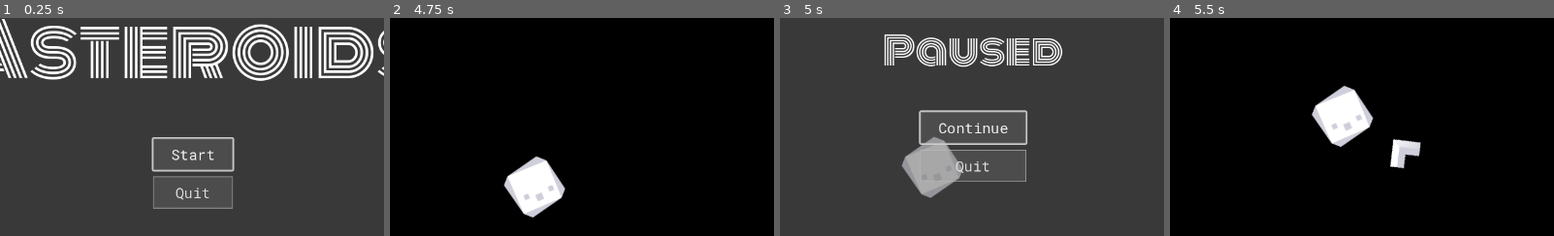
Above: before the commit, frames 1-4 (left to right).
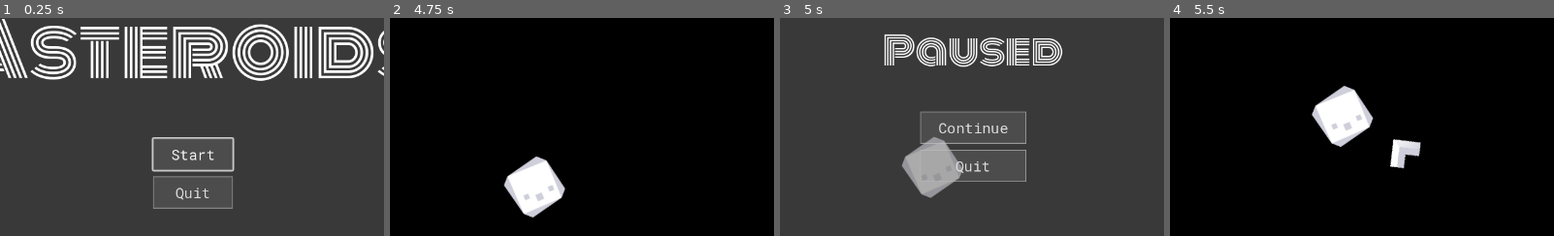
Above: after the commit, the same moments.

Repository: cdhumphreys/asteroids-godot
Game: Godot game, scene res://scenes/game.tscn
Two runs of this game, one before a commit and one after it. Both use one fixed random seed, a clock stepped at 60 frames per second and the inputs below.
Inputs:
- Up to frame 1 (0.25 s): no input
- Up to frame 2 (4.75 s): click "Start" at 0.5 s; tap Enter at 1.25 s; hold A (rotate_anticlockwise) 1.28-2.03 s; hold S (thrust_backward) from 1.28 s (still down); tap D (rotate_clockwise) at 2.1 s; hold Space (shoot) 2.78-3.53 s; tap A (rotate_anticlockwise) at 3.6 s; hold D (rotate_clockwise) from 4.28 s (still down)
- Up to frame 3 (5 s): keep holding S (thrust_backward); keep holding D (rotate_clockwise); tap Escape (pause) at 4.9 s
- Up to frame 4 (5.5 s): release S (thrust_backward) at 5 s; release D (rotate_clockwise) at 5 s; click "Continue" at 5 s
The pictures show only the part of the screen within x 24-74%, y 31-81%; the shares and areas given below are measured in that part.

Frames 1-2 are identical in both runs. In frame 3, 0.5% of the frame differs, in the area x 36-65%, y 42-59%; in frame 4, nothing differs.

Commit message:
Added high score username entry, high score list, end/restart flow

Diff:
--- a/scenes/death_screen.tscn
+++ b/scenes/death_screen.tscn
@@ -1,65 +1,53 @@
 [gd_scene load_steps=3 format=3 uid="uid://cp1ixehuvgyda"]
 
-[ext_resource type="Script" uid="uid://dgdxawri182ee" path="res://scenes/death_screen.gd" id="2_dwo6e"]
+[ext_resource type="Script" uid="uid://dgdxawri182ee" path="res://scripts/death_screen.gd" id="2_dwo6e"]
 [ext_resource type="PackedScene" uid="uid://cnj2nmt8lbe3k" path="res://scenes/popup_handler.tscn" id="3_mqh5l"]
 
 [node name="DeathScreen" type="CanvasLayer"]
 process_mode = 2
 script = ExtResource("2_dwo6e")
 
-[node name="Foreground" type="PanelContainer" parent="."]
-anchors_preset = 8
-anchor_left = 0.5
-anchor_top = 0.5
-anchor_right = 0.5
-anchor_bottom = 0.5
-offset_left = -433.5
-offset_top = -259.0
-offset_right = 433.5
-offset_bottom = 259.0
-grow_horizontal = 2
-grow_vertical = 2
-
-[node name="Panel" type="Panel" parent="Foreground"]
-layout_mode = 2
-
-[node name="MarginContainer" type="MarginContainer" parent="Foreground"]
-layout_mode = 2
+[node name="MarginContainer" type="MarginContainer" parent="."]
+offset_right = 1280.0
+offset_bottom = 720.0
 theme_override_constants/margin_left = 150
 theme_override_constants/margin_top = 100
 theme_override_constants/margin_right = 150
 theme_override_constants/margin_bottom = 100
 
-[node name="VBoxContainer" type="VBoxContainer" parent="Foreground/MarginContainer"]
+[node name="Panel" type="Panel" parent="MarginContainer"]
+layout_mode = 2
+
+[node name="VBoxContainer" type="VBoxContainer" parent="MarginContainer"]
 layout_mode = 2
 theme_override_constants/separation = 50
 alignment = 1
 
-[node name="TitleLabel" type="Label" parent="Foreground/MarginContainer/VBoxContainer"]
+[node name="TitleLabel" type="Label" parent="MarginContainer/VBoxContainer"]
 layout_mode = 2
 size_flags_horizontal = 4
 theme_type_variation = &"HeaderMedium"
 text = "Game Over"
 horizontal_alignment = 1
 
-[node name="ButtonsVBoxContainer" type="VBoxContainer" parent="Foreground/MarginContainer/VBoxContainer"]
+[node name="ButtonsVBoxContainer" type="VBoxContainer" parent="MarginContainer/VBoxContainer"]
 layout_mode = 2
 size_flags_horizontal = 4
 theme_type_variation = &"MenuButtonsContainer"
 alignment = 1
 
-[node name="NewGameButton" type="Button" parent="Foreground/MarginContainer/VBoxContainer/ButtonsVBoxContainer"]
+[node name="NewGameButton" type="Button" parent="MarginContainer/VBoxContainer/ButtonsVBoxContainer"]
 unique_name_in_owner = true
 layout_mode = 2
 text = "Restart"
 
-[node name="QuitButton" type="Button" parent="Foreground/MarginContainer/VBoxContainer/ButtonsVBoxContainer"]
+[node name="QuitButton" type="Button" parent="MarginContainer/VBoxContainer/ButtonsVBoxContainer"]
 layout_mode = 2
 text = "Quit"
 
-[node name="PopupHandler" parent="." node_paths=PackedStringArray("initial_focus") instance=ExtResource("3_mqh5l")]
+[node name="PopupHandler" parent="." node_paths=PackedStringArray("initial_focus_element") instance=ExtResource("3_mqh5l")]
 unique_name_in_owner = true
-initial_focus = NodePath("../Foreground/MarginContainer/VBoxContainer/ButtonsVBoxContainer/NewGameButton")
+initial_focus_element = NodePath("../MarginContainer/VBoxContainer/ButtonsVBoxContainer/NewGameButton")
 
-[connection signal="pressed" from="Foreground/MarginContainer/VBoxContainer/ButtonsVBoxContainer/NewGameButton" to="." method="_on_new_game_button_pressed"]
-[connection signal="pressed" from="Foreground/MarginContainer/VBoxContainer/ButtonsVBoxContainer/QuitButton" to="." method="_on_quit_button_pressed"]
+[connection signal="pressed" from="MarginContainer/VBoxContainer/ButtonsVBoxContainer/NewGameButton" to="." method="_on_new_game_button_pressed"]
+[connection signal="pressed" from="MarginContainer/VBoxContainer/ButtonsVBoxContainer/QuitButton" to="." method="_on_quit_button_pressed"]
--- /dev/null
+++ b/scenes/enter_name_menu.tscn
@@ -0,0 +1,49 @@
+[gd_scene load_steps=5 format=3 uid="uid://c3ltlngvfgv0y"]
+
+[ext_resource type="Script" uid="uid://bcbba7u73h6ap" path="res://scripts/enter_name_menu.gd" id="1_vgkgu"]
+[ext_resource type="PackedScene" uid="uid://cnj2nmt8lbe3k" path="res://scenes/popup_handler.tscn" id="2_ps0vl"]
+
+[sub_resource type="FontVariation" id="FontVariation_vtaks"]
+spacing_glyph = 40
+
+[sub_resource type="StyleBoxEmpty" id="StyleBoxEmpty_vtaks"]
+
+[node name="EnterNameMenu" type="CanvasLayer"]
+process_mode = 3
+script = ExtResource("1_vgkgu")
+
+[node name="PanelContainer" type="PanelContainer" parent="."]
+anchors_preset = 15
+anchor_right = 1.0
+anchor_bottom = 1.0
+grow_horizontal = 2
+grow_vertical = 2
+size_flags_horizontal = 4
+size_flags_vertical = 4
+
+[node name="LineEdit" type="LineEdit" parent="."]
+unique_name_in_owner = true
+anchors_preset = 15
+anchor_right = 1.0
+anchor_bottom = 1.0
+grow_horizontal = 2
+grow_vertical = 2
+size_flags_horizontal = 4
+size_flags_vertical = 4
+theme_override_constants/caret_width = 2
+theme_override_fonts/font = SubResource("FontVariation_vtaks")
+theme_override_font_sizes/font_size = 80
+theme_override_styles/normal = SubResource("StyleBoxEmpty_vtaks")
+placeholder_text = "____"
+alignment = 1
+max_length = 10
+expand_to_text_length = true
+deselect_on_focus_loss_enabled = false
+drag_and_drop_selection_enabled = false
+caret_blink = true
+caret_force_displayed = true
+
+[node name="PopupHandler" parent="." instance=ExtResource("2_ps0vl")]
+unique_name_in_owner = true
+
+[connection signal="text_submitted" from="LineEdit" to="." method="_on_line_edit_text_submitted"]
--- a/scenes/game.tscn
+++ b/scenes/game.tscn
@@ -10,6 +10,7 @@
 [ext_resource type="PackedScene" uid="uid://djxb6v4ajhypy" path="res://scenes/main_menu.tscn" id="7_u5sy4"]
 [ext_resource type="PackedScene" uid="uid://bul7gadgy37p1" path="res://scenes/pause_menu.tscn" id="8_gee14"]
 [ext_resource type="PackedScene" uid="uid://dp1vo74r3a1lr" path="res://scenes/high_scores.tscn" id="9_vtaks"]
+[ext_resource type="PackedScene" uid="uid://c3ltlngvfgv0y" path="res://scenes/enter_name_menu.tscn" id="10_kvpfn"]
 
 [sub_resource type="Curve2D" id="Curve2D_yqjtg"]
 _data = {
@@ -42,6 +43,10 @@
 unique_name_in_owner = true
 visible = false
 
+[node name="EnterNameMenu" parent="." instance=ExtResource("10_kvpfn")]
+unique_name_in_owner = true
+visible = false
+
 [node name="Player" parent="." instance=ExtResource("1_uwrxv")]
 visible = false
 position = Vector2(640, 361)
--- a/scenes/high_scores.gd
+++ /dev/null
@@ -1,21 +0,0 @@
-extends CanvasLayer
-
-class_name HighScores
-@onready var v_box_container: VBoxContainer = %VBoxContainer
-@onready var template_row: HBoxContainer = %TemplateRow
-
-func show_score_list(high_scores: Array[HighScore]):
-	var idx = 0
-	for high_score in high_scores:
-		var new_row: HBoxContainer = template_row.duplicate()
-		var position_label: Label = new_row.get_child(0)
-		var score_label: Label = new_row.get_child(1)
-		var username_label: Label = new_row.get_child(2)
-
-		position_label.text = "%s." % (idx + 1)
-		score_label.text = "%s" % high_score.score
-		username_label.text = high_score.username
-		idx += 1
-
-		v_box_container.add_child(new_row)
-		new_row.show()
--- a/scenes/high_scores.tscn
+++ b/scenes/high_scores.tscn
@@ -1,7 +1,11 @@
-[gd_scene load_steps=3 format=3 uid="uid://dp1vo74r3a1lr"]
+[gd_scene load_steps=5 format=3 uid="uid://dp1vo74r3a1lr"]
 
-[ext_resource type="Script" uid="uid://intnes2u7rh4" path="res://scenes/high_scores.gd" id="1_3582i"]
+[ext_resource type="Script" uid="uid://intnes2u7rh4" path="res://scripts/high_scores.gd" id="1_3582i"]
 [ext_resource type="FontFile" uid="uid://d1nvsr7k5awjy" path="res://assets/fonts/Monoton-Regular.ttf" id="1_jirj5"]
+[ext_resource type="PackedScene" uid="uid://cnj2nmt8lbe3k" path="res://scenes/popup_handler.tscn" id="3_1o3qf"]
+
+[sub_resource type="Shortcut" id="Shortcut_3582i"]
+events = [null]
 
 [node name="HighScores" type="CanvasLayer"]
 process_mode = 3
@@ -42,45 +46,68 @@
 
 [node name="MarginContainer" type="MarginContainer" parent="PanelContainer/MarginContainer/Panel/PanelContainer/ScrollContainer"]
 layout_mode = 2
-size_flags_horizontal = 3
+size_flags_horizontal = 6
 size_flags_vertical = 3
 theme_override_constants/margin_left = 50
 theme_override_constants/margin_top = 50
 theme_override_constants/margin_right = 50
 theme_override_constants/margin_bottom = 50
 
-[node name="VBoxContainer" type="VBoxContainer" parent="PanelContainer/MarginContainer/Panel/PanelContainer/ScrollContainer/MarginContainer"]
+[node name="GridContainer" type="GridContainer" parent="PanelContainer/MarginContainer/Panel/PanelContainer/ScrollContainer/MarginContainer"]
 unique_name_in_owner = true
-custom_minimum_size = Vector2(300, 0)
 layout_mode = 2
-size_flags_horizontal = 6
-size_flags_vertical = 3
-theme_override_constants/separation = 20
+theme_override_constants/h_separation = 80
+theme_override_constants/v_separation = 20
+columns = 3
 
-[node name="TemplateRow" type="HBoxContainer" parent="PanelContainer/MarginContainer/Panel/PanelContainer/ScrollContainer/MarginContainer/VBoxContainer"]
+[node name="CloseButton" type="Button" parent="PanelContainer/MarginContainer"]
+unique_name_in_owner = true
+layout_mode = 2
+size_flags_horizontal = 8
+size_flags_vertical = 0
+shortcut = SubResource("Shortcut_3582i")
+text = "X"
+
+[node name="PopupHandler" parent="." node_paths=PackedStringArray("initial_focus_element") instance=ExtResource("3_1o3qf")]
+unique_name_in_owner = true
+initial_focus_element = NodePath("../PanelContainer/MarginContainer/CloseButton")
+
+[node name="TemplateContainer" type="Node" parent="."]
+
+[node name="TemplatePositionLabel" type="Label" parent="TemplateContainer"]
 unique_name_in_owner = true
 visible = false
-custom_minimum_size = Vector2(500, 0)
-layout_mode = 2
-theme_type_variation = &"ScoreRow"
-
-[node name="PositionLabel" type="Label" parent="PanelContainer/MarginContainer/Panel/PanelContainer/ScrollContainer/MarginContainer/VBoxContainer/TemplateRow"]
-layout_mode = 2
+offset_left = 640.0
+offset_top = 100.0
+offset_right = 698.0
+offset_bottom = 165.0
 size_flags_horizontal = 3
 theme_type_variation = &"ScoreRowLabel"
 text = "1."
 
-[node name="ScoreLabel" type="Label" parent="PanelContainer/MarginContainer/Panel/PanelContainer/ScrollContainer/MarginContainer/VBoxContainer/TemplateRow"]
-layout_mode = 2
+[node name="TemplateScoreLabel" type="Label" parent="TemplateContainer"]
+unique_name_in_owner = true
+visible = false
+offset_left = 640.0
+offset_top = 100.0
+offset_right = 755.0
+offset_bottom = 165.0
 size_flags_horizontal = 3
 theme_type_variation = &"ScoreRowLabel"
 text = "9999"
 horizontal_alignment = 1
 
-[node name="UsernameLabel" type="Label" parent="PanelContainer/MarginContainer/Panel/PanelContainer/ScrollContainer/MarginContainer/VBoxContainer/TemplateRow"]
-layout_mode = 2
+[node name="TemplateUsernameLabel" type="Label" parent="TemplateContainer"]
+unique_name_in_owner = true
+visible = false
+offset_left = 640.0
+offset_top = 100.0
+offset_right = 767.0
+offset_bottom = 176.0
 size_flags_horizontal = 3
 theme_type_variation = &"ScoreRowLabel"
 theme_override_fonts/font = ExtResource("1_jirj5")
 text = "ABC"
 horizontal_alignment = 2
+
+[connection signal="pressed" from="PanelContainer/MarginContainer/CloseButton" to="." method="_on_close_button_pressed"]
--- a/scenes/main_menu.tscn
+++ b/scenes/main_menu.tscn
@@ -72,9 +72,9 @@
 layout_mode = 2
 text = "Quit"
 
-[node name="PopupHandler" parent="." node_paths=PackedStringArray("initial_focus") instance=ExtResource("3_bqqt6")]
+[node name="PopupHandler" parent="." node_paths=PackedStringArray("initial_focus_element") instance=ExtResource("3_bqqt6")]
 unique_name_in_owner = true
-initial_focus = NodePath("../Foreground/MarginContainer/VBoxContainer/ButtonsVBoxContainer/StartButton")
+initial_focus_element = NodePath("../Foreground/MarginContainer/VBoxContainer/ButtonsVBoxContainer/StartButton")
 
 [connection signal="pressed" from="Foreground/MarginContainer/VBoxContainer/ButtonsVBoxContainer/StartButton" to="." method="_on_start_button_pressed"]
 [connection signal="pressed" from="Foreground/MarginContainer/VBoxContainer/ButtonsVBoxContainer/QuitButton" to="." method="_on_quit_button_pressed"]
--- a/scenes/pause_menu.tscn
+++ b/scenes/pause_menu.tscn
@@ -1,6 +1,6 @@
 [gd_scene load_steps=3 format=3 uid="uid://bul7gadgy37p1"]
 
-[ext_resource type="Script" uid="uid://cwm4i1hbs5hiw" path="res://scenes/pause_menu.gd" id="2_kukqi"]
+[ext_resource type="Script" uid="uid://cwm4i1hbs5hiw" path="res://scripts/pause_menu.gd" id="2_kukqi"]
 [ext_resource type="PackedScene" uid="uid://cnj2nmt8lbe3k" path="res://scenes/popup_handler.tscn" id="3_kukqi"]
 
 [node name="PauseMenu" type="CanvasLayer"]
--- a/scenes/death_screen.gd
+++ b/scripts/death_screen.gd
@@ -6,7 +6,7 @@
 
 
 func on_show():
-	popup_handler.focus_first_button()
+	popup_handler.focus_first_element()
 
 
 func _on_quit_button_pressed() -> void:
--- /dev/null
+++ b/scripts/enter_name_menu.gd
@@ -0,0 +1,18 @@
+extends CanvasLayer
+
+class_name EnterNameMenu
+
+signal on_name_submitted(name: String)
+
+@onready var line_edit: LineEdit = %LineEdit
+@onready var popup_handler: PopupHandler = %PopupHandler
+
+func on_show():
+	popup_handler.focus_first_element()
+
+func _on_line_edit_text_submitted(new_text: String) -> void:
+	if len(new_text) == 0:
+		return
+	on_name_submitted.emit(new_text)
+	line_edit.text = ""
+	hide()
--- a/scripts/game.gd
+++ b/scripts/game.gd
@@ -8,6 +8,7 @@
 
 var asteroid_scene: PackedScene = preload("res://scenes/asteroid.tscn")
 var score = 0
+var username = "";
 var asteroid_sizes = Enums.AsteroidSize.keys()
 var active_asteroids = 0
 
@@ -24,6 +25,7 @@
 @onready var pause_menu: PauseMenu = %PauseMenu
 @onready var main_menu: MainMenu = %MainMenu
 @onready var death_screen: DeathScreen = %DeathScreen
+@onready var enter_name_menu: EnterNameMenu = %EnterNameMenu
 
 @onready var asteroids_container: Node = %AsteroidsContainer
 @onready var bullets_container: Node = %BulletsContainer
@@ -36,10 +38,15 @@
 	EventBus.continue_button_pressed.connect(_on_continue_button_pressed)
 	EventBus.new_game_button_pressed.connect(_new_game)
 
+	enter_name_menu.on_name_submitted.connect(_on_user_enters_username)
+
 	active_save_game = Utils.load_game()
 
 	main_menu.on_show()
 
+
+func _on_user_enters_username(new_text: String):
+	username = new_text
 
 func _input(event: InputEvent) -> void:
 	if event.is_action_pressed("pause"):
@@ -59,25 +66,35 @@
 
 func _remove_asteroids():
 	for child in asteroids_container.get_children():
+		asteroids_container.remove_child(child)
 		child.queue_free()
 
 
 func _game_over() -> void:
 	print("game over")
-	get_tree().paused = true
-
-
-
-	#death_screen.show()
-	#death_screen.on_show()
-	_save_game()
-
-	high_scores_screen.show_score_list(active_save_game.high_scores)
-	high_scores_screen.show()
-
 	_remove_bullets()
 	_remove_asteroids()
 
+	get_tree().paused = true
+
+	# If new high score (anywhere in top 10) then show name entry screen
+	if _check_for_new_high_score():
+		enter_name_menu.show()
+		enter_name_menu.on_show()
+		await enter_name_menu.on_name_submitted
+
+	_save_game()
+
+#	Show high scores
+	high_scores_screen.show()
+	high_scores_screen.show_score_list(active_save_game.high_scores)
+	high_scores_screen.on_show()
+
+	await high_scores_screen.on_close
+
+#	Show death screen
+	death_screen.show()
+	death_screen.on_show()
 
 
 func _new_game() -> void:
@@ -98,6 +115,7 @@
 
 	active_asteroids = 0
 	score = 0
+	username = ""
 	score_label.update_score(score)
 
 	player.reset()
@@ -161,7 +179,6 @@
 		return
 
 	# Get username from entry, set up new HighScore
-	var username = "";
 	var new_high_score_entry = HighScore.new()
 	new_high_score_entry.score = score
 	new_high_score_entry.username = username
@@ -171,10 +188,12 @@
 	Utils.save_game(active_save_game)
 
 func _add_new_high_score(new_high_score_entry: HighScore):
-	# Add to array & sort by score, if more than 10 entries then remove last one
+	# Add to array & sort by score
 	active_save_game.high_scores.append(new_high_score_entry)
 	active_save_game.high_scores.sort_custom(func(a: HighScore, b: HighScore):
 		return a.score > b.score)
+
+	# if more than 10 entries then remove last one
 	if len(active_save_game.high_scores) > 10:
 		active_save_game.high_scores.pop_back()
 
--- /dev/null
+++ b/scripts/high_scores.gd
@@ -0,0 +1,43 @@
+extends CanvasLayer
+
+class_name HighScores
+
+signal on_close
+
+@onready var grid_container: GridContainer = %GridContainer
+@onready var template_position_label: Label = %TemplatePositionLabel
+@onready var template_score_label: Label = %TemplateScoreLabel
+@onready var template_username_label: Label = %TemplateUsernameLabel
+@onready var popup_handler: PopupHandler = %PopupHandler
+@onready var close_button: Button = %CloseButton
+
+func show_score_list(high_scores: Array[HighScore]):
+	for item in grid_container.get_children():
+		item.queue_free()
+
+	var idx = 0
+	for high_score in high_scores:
+		var position_label: Label = template_position_label.duplicate()
+		var score_label: Label = template_score_label.duplicate()
+		var username_label: Label = template_username_label.duplicate()
+
+		position_label.text = "%s." % (idx + 1)
+		score_label.text = "%s" % high_score.score
+		username_label.text = high_score.username
+		idx += 1
+
+		grid_container.add_child(position_label)
+		grid_container.add_child(score_label)
+		grid_container.add_child(username_label)
+
+		position_label.show()
+		score_label.show()
+		username_label.show()
+
+func on_show():
+	popup_handler.focus_first_element()
+
+
+func _on_close_button_pressed() -> void:
+	on_close.emit()
+	hide()
--- a/scripts/main_menu.gd
+++ b/scripts/main_menu.gd
@@ -3,7 +3,7 @@
 @onready var popup_handler: PopupHandler = %PopupHandler
 
 func on_show():
-	popup_handler.focus_first_button()
+	popup_handler.focus_first_element()
 
 func _on_quit_button_pressed() -> void:
 	get_tree().quit()
--- a/scenes/pause_menu.gd
+++ b/scripts/pause_menu.gd
@@ -7,7 +7,7 @@
 
 
 func on_show():
-	popup_handler.focus_first_button()
+	popup_handler.focus_first_element()
 
 
 func _on_quit_button_pressed() -> void:
--- a/scripts/popup_handler.gd
+++ b/scripts/popup_handler.gd
@@ -1,8 +1,9 @@
 extends Node
 class_name PopupHandler
 
-@export var initial_focus: Control
+@export var initial_focus_element: Control
 
-func focus_first_button():
-	if initial_focus:
-		initial_focus.grab_focus()
+func focus_first_element():
+	if initial_focus_element:
+		await get_tree().process_frame
+		initial_focus_element.grab_focus.call_deferred()
Not shown: 1 places in scenes/game.tscn that only renumber resources
Renamed: scenes/death_screen.gd.uid -> scripts/death_screen.gd.uid
Not shown, added: scripts/enter_name_menu.gd.uid
Renamed: scenes/high_scores.gd.uid -> scripts/high_scores.gd.uid
Renamed: scenes/pause_menu.gd.uid -> scripts/pause_menu.gd.uid
